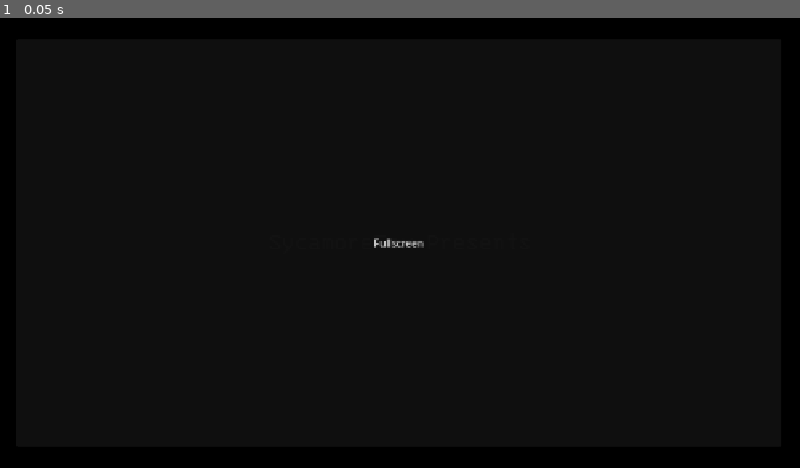
Above: before the commit, frame 1.
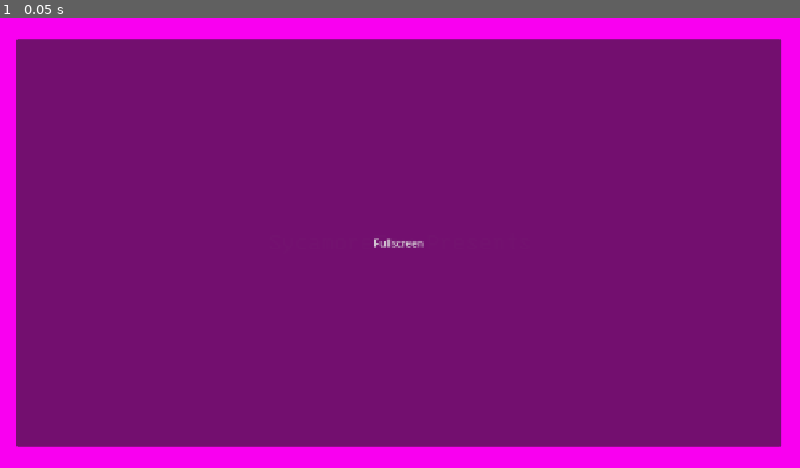
Above: after the commit, the same moment.

Repository: SycamoreFoxStudios/BloxHallowsMobileIndev
Game: Godot game, scene res://main_menu.tscn
The game is run twice, just before and just after one commit, with the same random seed, the same clock (stepped at 60 frames per second) and the same inputs.
Inputs:
- Up to frame 1 (0.05 s): no input

The runs differ from the first frame. In frame 1, 100% of the frame differs, in the area x 0-100%, y 0-100%.

Commit message:
Update main_menu.tscn

Diff:
--- a/blox-hallows-mobile/blox-hallows-mobile/main_menu.tscn
+++ b/blox-hallows-mobile/blox-hallows-mobile/main_menu.tscn
@@ -4,6 +4,7 @@
 [ext_resource type="Script" uid="uid://dsy31ynwpyg5g" path="res://main_menu.gd" id="1_7vrkn"]
 
 [sub_resource type="StyleBoxFlat" id="StyleBoxFlat_fu7sn"]
+bg_color = Color(0.9741294, 0.0005914307, 0.94076115, 1)
 
 [sub_resource type="Animation" id="Animation_06t4h"]
 length = 0.001
@@ -76,8 +77,6 @@
 script = ExtResource("1_7vrkn")
 
 [node name="Black Background" type="Panel" parent="." unique_id=966581798]
-modulate = Color(0, 0, 0, 1)
-self_modulate = Color(0, 0, 0, 1)
 layout_mode = 0
 offset_right = 1280.0
 offset_bottom = 720.0
